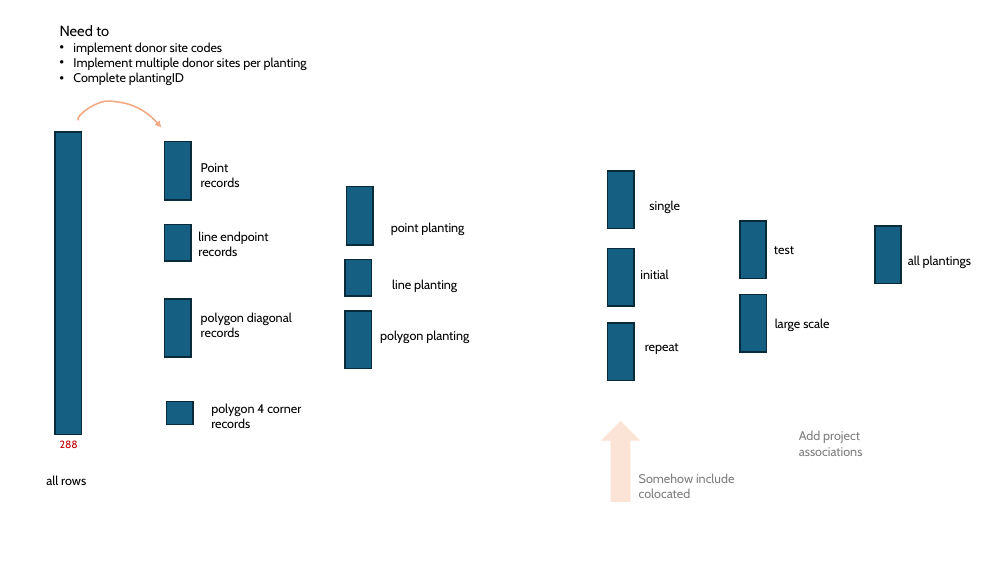
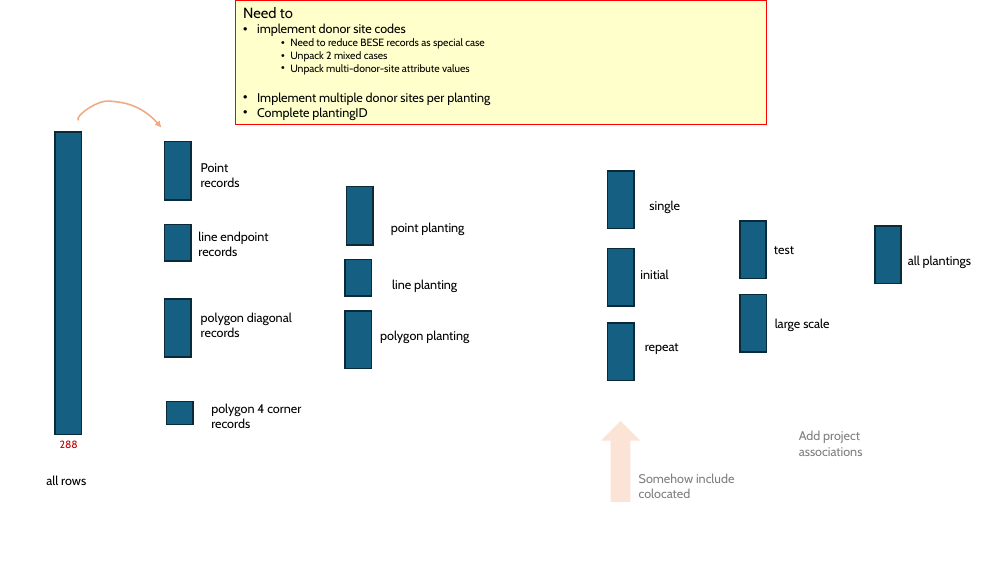
Before and after one commit to WA-Nearshore/seagrass-restoration-processing, a slide deck: slide 4 of docs/seagrass_restoration_storymap_notes.pptx. Drawn at 1008x567 pixels with LibreOffice and Linux fonts; fonts in the diff are those of the drawing. Boxes give left, top, right and bottom in pixels: in the first picture for what was removed or moved away, otherwise in the second. Text is boxed around its words. In the diff, an @@ line names an element or a change of style, - is before the commit and + after.

Commit message:
New output tables with bad BESE removed.

```diff
--- a/docs/seagrass_restoration_storymap_notes.pptx
+++ b/docs/seagrass_restoration_storymap_notes.pptx
@@ rectangle "Need to": place and size @@
-rectangle "Need to" at (60,25,307,85)
+rectangle "Need to" at (236,0,767,125)
@@ rectangle "Need to" at (236,0,767,125): fill none to #FFFFCC; outline none to #FF0000 0.75 pt @@
@@ text in rectangle at (290,38,484,75): paragraphs added @@
+  • Need to reduce BESE records as special case
+  • Unpack 2 mixed cases
+  • Unpack multi-donor-site attribute values
```
Also in this commit, not shown: 1 other slide changed, 15 other files.
